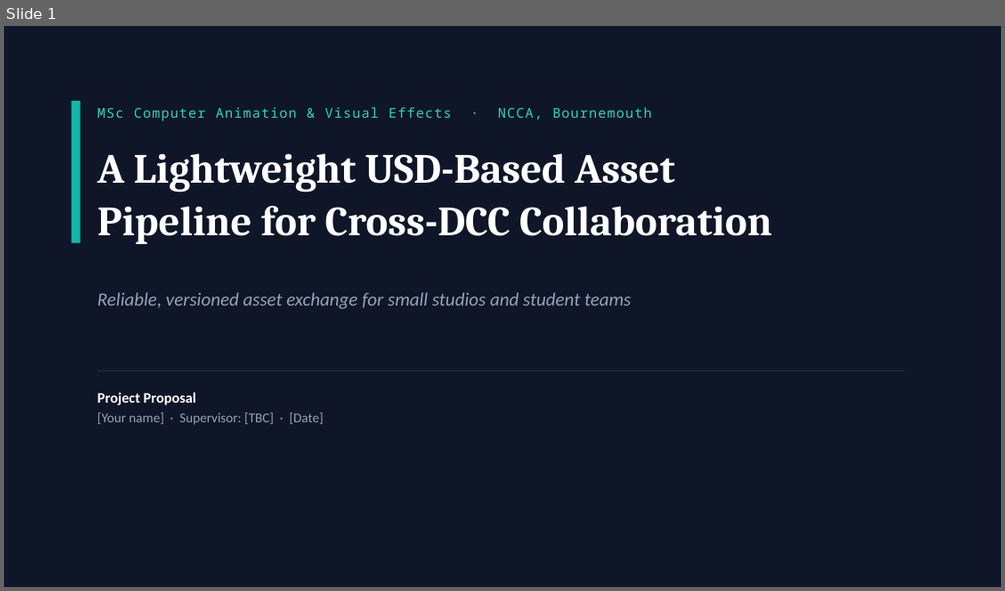
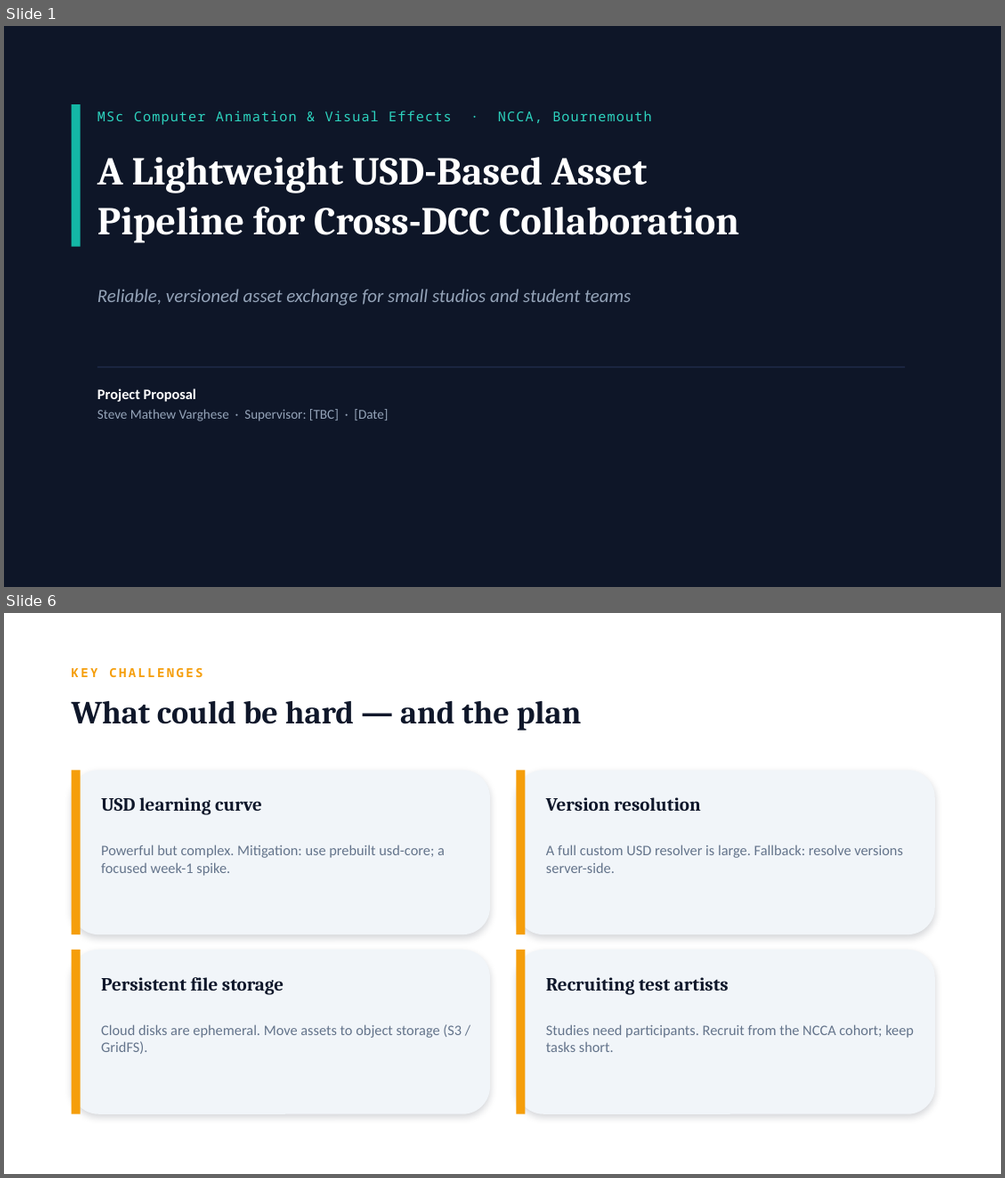
Before and after one commit to steve-mathew-v/usd-asset-pipeline, a slide deck: docs/MSc_Proposal.pptx. Shown one above the other, each under a label of ours: slide 1 before the commit, slides 1 and 6 after it; the slides between them are not shown. The pictures are 1005x591 and 1005x1178 pixels, drawn with LibreOffice and Linux fonts; fonts in the diff are those of the drawing. Boxes give left, top, right and bottom in pixels: in the first picture for what was removed or moved away, otherwise in the second. Text is boxed around its words. In the diff, an @@ line names an element or a change of style, - is before the commit and + after.

Commit message:
Store files in MongoDB GridFS and make the DB client loop-safe
Assets and thumbnails are now stored in MongoDB via GridFS instead of on
the server's local disk, so the server is stateless and can run on an
ephemeral cloud host (Render) without losing files. The MongoDB client is
now created lazily so it binds to the request event loop, fixing
"attached to a different loop" errors under uvicorn/Docker.

- add storage.py (GridFS save/read/delete)
- routes.py: serve files from storage; resolve the collection per-call
- database.py: lazy get_db()/get_bucket()
- drop the unused local uploads/ and thumbnails/ folders and aiofiles dep
- tests: mock storage and the lazy db; add download/thumbnail round-trips

```diff
--- a/docs/MSc_Proposal.pptx
+++ b/docs/MSc_Proposal.pptx
@@ slide 6 added at bbox=[4, 613, 1001, 1174], background #FFFFFF @@
@@ text added at bbox=[72, 668, 202, 677], 12 pt, text #F59E0B, bold @@
+KEY CHALLENGES
@@ text added at bbox=[72, 701, 582, 730], 31 pt, text #0F172A, bold @@
+What could be hard — and the plan
@@ rounded rectangle added at bbox=[72, 770, 490, 934], fill #F1F5F9 @@
@@ rectangle added at bbox=[72, 770, 81, 934], fill #F59E0B @@
@@ rounded rectangle added at bbox=[517, 770, 935, 934], fill #F1F5F9 @@
@@ rectangle added at bbox=[517, 770, 526, 934], fill #F59E0B @@
@@ text added at bbox=[101, 797, 262, 815], 18 pt, text #0F172A, bold @@
+USD learning curve
@@ text added at bbox=[546, 797, 701, 811], 18 pt, text #0F172A, bold @@
+Version resolution
@@ text added at bbox=[101, 844, 445, 876], 14 pt, text #64748B @@
+Powerful but complex. Mitigation: use prebuilt usd-core; a focused week-1 spike.
@@ text added at bbox=[546, 844, 903, 873], 14 pt, text #64748B @@
+A full custom USD resolver is large. Fallback: resolve versions server-side.
@@ rounded rectangle added at bbox=[72, 949, 490, 1114], fill #F1F5F9 @@
@@ rectangle added at bbox=[72, 949, 81, 1114], fill #F59E0B @@
@@ rounded rectangle added at bbox=[517, 949, 935, 1114], fill #F1F5F9 @@
@@ rectangle added at bbox=[517, 949, 526, 1114], fill #F59E0B @@
@@ text added at bbox=[101, 977, 283, 995], 18 pt, text #0F172A, bold @@
+Persistent file storage
@@ text added at bbox=[546, 977, 728, 995], 18 pt, text #0F172A, bold @@
+Recruiting test artists
@@ text added at bbox=[101, 1024, 461, 1054], 14 pt, text #64748B @@
+Cloud disks are ephemeral. Move assets to object storage (S3 / GridFS).
@@ text added at bbox=[546, 1024, 914, 1052], 14 pt, text #64748B @@
+Studies need participants. Recruit from the NCCA cohort; keep tasks short.
@@ slide 1 changed as well @@
@@ rectangle: place and size @@
-rectangle at bbox=[72, 101, 81, 243]
+rectangle at bbox=[72, 104, 81, 247]
@@ text "MSc Computer Animation & Visual ...": place and size @@
-text "MSc Computer Animation & Visual ..." at bbox=[97, 107, 651, 121]
+text "MSc Computer Animation & Visual ..." at bbox=[97, 111, 651, 125]
@@ text "A Lightweight USD-Based Asset" at bbox=[97, 157, 739, 243]: size 40 to 38 pt @@
@@ text "Reliable, versioned asset exchange for ...": place and size @@
-text "Reliable, versioned asset exchange for ..." at bbox=[97, 292, 631, 309]
+text "Reliable, versioned asset exchange for ..." at bbox=[97, 289, 631, 305]
@@ rectangle: place and size @@
-rectangle at bbox=[97, 370, 905, 371]
+rectangle at bbox=[97, 366, 905, 368]
@@ text at bbox=[97, 409, 388, 421]: text changed @@
-[Your name] · Supervisor: [TBC] · [Date]
+Steve Mathew Varghese · Supervisor: [TBC] · [Date]
```
Also in this commit, not shown: 1 other slide changed, 4 other slides added, 8 slides removed, 27 other files.
